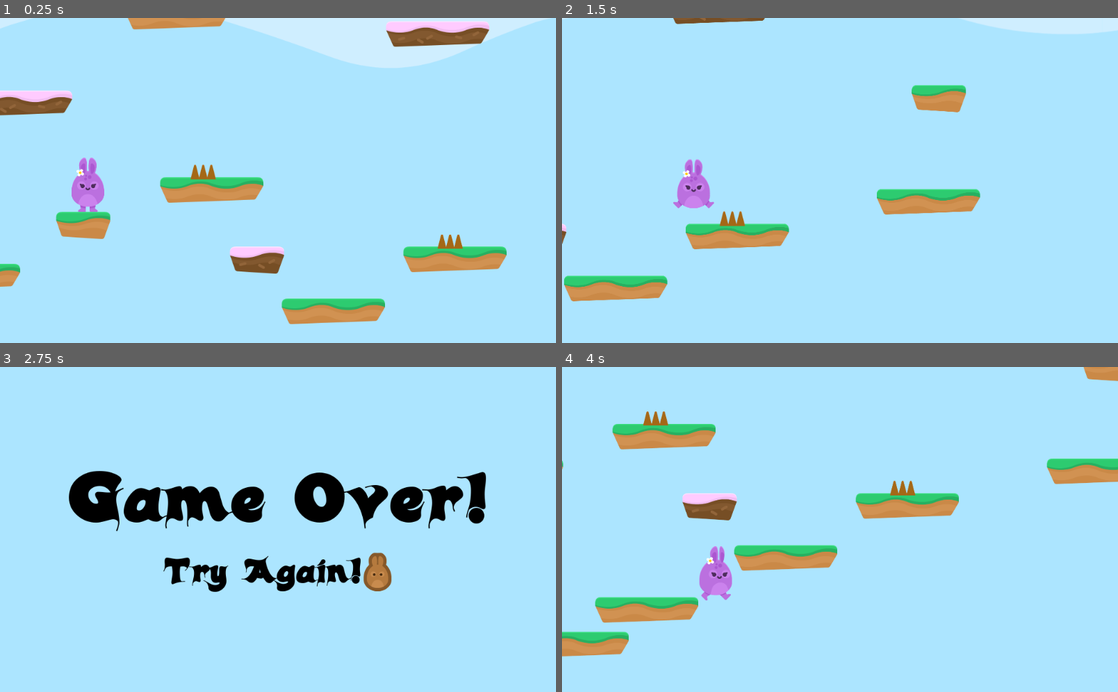
Above: before the commit, frames 1-4 (two rows, left to right).
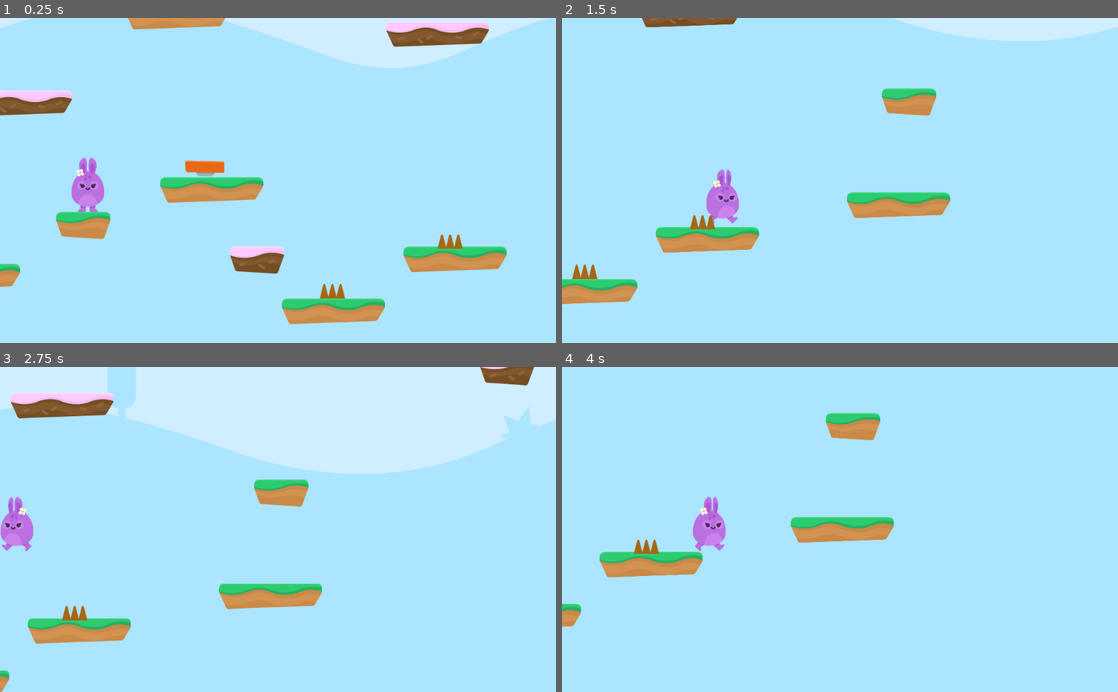
Above: after the commit, the same moments.

Repository: andredarcie/discovering-godot-course
Game: Godot game, scene res://Levels/Level1.tscn
Two runs of this game, one before a commit and one after it. Both use one fixed random seed, a clock stepped at 60 frames per second and the inputs below.
Inputs (mouse positions are in pixels of both pictures, inside the frame that each line leads up to):
- Up to frame 1 (0.25 s): no input
- Up to frame 2 (1.5 s): hold Space (Jump) 0.53-1.28 s; hold D (right) from 0.53 s (still down); tap Space (Jump) at 1.35 s
- Up to frame 3 (2.75 s): tap Space (Jump) at 1.52, 1.82 s; release D (right) at 2.03 s; hold A (left) from 2.03 s (still down); hold Space (Jump) from 2.03 s (still down)
- Up to frame 4 (4 s): release A (left) at 2.75 s; release Space (Jump) at 2.75 s; click (940, 575) at 2.77 s; hold D (right) from 3.53 s (still down); tap Space (Jump) at 3.6, 3.77 s

The runs differ from the first frame. In frame 1, 0.5% of the frame differs, in the area x 33-63%, y 43-87%; in frame 2, 7.3%; in frame 3, 35%, in the area x 0-100%, y 0-100%; in frame 4, 13%.

Commit message:
Add jump pads

Diff:
--- /dev/null
+++ b/Hoppy Days/Items/JumpPad.gd
@@ -0,0 +1,6 @@
+extends Area2D
+
+func _on_JumpPad_body_entered(body):
+	if body.has_method("boost"):
+		$AnimationPlayer.play("boost")
+		body.boost()
--- /dev/null
+++ b/Hoppy Days/Items/JumpPad.tscn
@@ -0,0 +1,54 @@
+[gd_scene load_steps=8 format=2]
+
+[ext_resource path="res://GFX/Items/spring_in.png" type="Texture" id=1]
+[ext_resource path="res://GFX/Items/spring.png" type="Texture" id=2]
+[ext_resource path="res://Items/JumpPad.gd" type="Script" id=3]
+[ext_resource path="res://GFX/Items/spring_out.png" type="Texture" id=4]
+
+[sub_resource type="SpriteFrames" id=1]
+animations = [ {
+"frames": [ ExtResource( 2 ), ExtResource( 1 ) ],
+"loop": true,
+"name": "default",
+"speed": 1.5
+}, {
+"frames": [ ExtResource( 1 ), ExtResource( 4 ) ],
+"loop": false,
+"name": "boost",
+"speed": 2.5
+} ]
+
+[sub_resource type="RectangleShape2D" id=2]
+extents = Vector2( 71.7083, 39.7188 )
+
+[sub_resource type="Animation" id=3]
+resource_name = "boost"
+length = 2.0
+tracks/0/type = "value"
+tracks/0/path = NodePath("AnimatedSprite:animation")
+tracks/0/interp = 1
+tracks/0/loop_wrap = true
+tracks/0/imported = false
+tracks/0/enabled = true
+tracks/0/keys = {
+"times": PoolRealArray( 0, 1.5, 2 ),
+"transitions": PoolRealArray( 1, 1, 1 ),
+"update": 1,
+"values": [ "boost", "boost", "default" ]
+}
+
+[node name="JumpPad" type="Area2D"]
+collision_layer = 8
+script = ExtResource( 3 )
+
+[node name="AnimatedSprite" type="AnimatedSprite" parent="."]
+frames = SubResource( 1 )
+frame = 1
+playing = true
+
+[node name="CollisionShape2D" type="CollisionShape2D" parent="."]
+shape = SubResource( 2 )
+
+[node name="AnimationPlayer" type="AnimationPlayer" parent="."]
+anims/boost = SubResource( 3 )
+[connection signal="body_entered" from="." to="." method="_on_JumpPad_body_entered"]
--- a/Hoppy Days/Levels/Level1.tscn
+++ b/Hoppy Days/Levels/Level1.tscn
@@ -1,9 +1,10 @@
-[gd_scene load_steps=5 format=2]
+[gd_scene load_steps=6 format=2]
 
 [ext_resource path="res://Player/Player.tscn" type="PackedScene" id=1]
 [ext_resource path="res://Levels/Tileset.tres" type="TileSet" id=2]
 [ext_resource path="res://Hazards/SpikeTop.tscn" type="PackedScene" id=3]
 [ext_resource path="res://SFX/Chiptune_Adventures_1.ogg" type="AudioStream" id=4]
+[ext_resource path="res://Items/JumpPad.tscn" type="PackedScene" id=5]
 
 [node name="Level1" type="Node2D"]
 
@@ -19,7 +20,7 @@
 [node name="Hazards" type="Node" parent="."]
 
 [node name="SpikeTop" parent="Hazards" instance=ExtResource( 3 )]
-position = Vector2( 1822.63, 940.588 )
+position = Vector2( 2298.55, 1380.59 )
 
 [node name="SpikeTop2" parent="Hazards" instance=ExtResource( 3 )]
 position = Vector2( 2732.29, 1197.61 )
@@ -28,3 +29,11 @@
 stream = ExtResource( 4 )
 volume_db = -20.0
 autoplay = true
+
+[node name="JumpPads" type="Node" parent="."]
+
+[node name="JumpPad" parent="JumpPads" instance=ExtResource( 5 )]
+position = Vector2( 1828.17, 926.715 )
+
+[node name="JumpPad2" parent="JumpPads" instance=ExtResource( 5 )]
+position = Vector2( 329.663, 1564.85 )
--- a/Hoppy Days/Player/Player.gd
+++ b/Hoppy Days/Player/Player.gd
@@ -7,6 +7,7 @@
 const UP = Vector2(0, -1)
 const JUMP_SPEED = 3000
 const WORLD_LIMIT = 4000
+const BOOST_MULTIPLIER = 1.5
 
 var lives = 3
 
@@ -59,3 +60,8 @@
 	$PainSFX.play()
 	if lives < 0:
 		end_game()
+
+func boost():
+	position.y -= 1
+	yield(get_tree(), "idle_frame")
+	motion.y -= JUMP_SPEED * BOOST_MULTIPLIER
--- a/Hoppy Days/Player/Player.tscn
+++ b/Hoppy Days/Player/Player.tscn
@@ -15,7 +15,7 @@
 
 [node name="Player" type="KinematicBody2D"]
 position = Vector2( -0.594604, -0.594604 )
-collision_mask = 6
+collision_mask = 14
 script = ExtResource( 2 )
 __meta__ = {
 "_edit_group_": true
--- a/Hoppy Days/project.godot
+++ b/Hoppy Days/project.godot
@@ -46,6 +46,7 @@
 2d_physics/layer_1="Player"
 2d_physics/layer_2="Terrain"
 2d_physics/layer_3="Hazards"
+2d_physics/layer_4="Items"
 
 [rendering]
 
